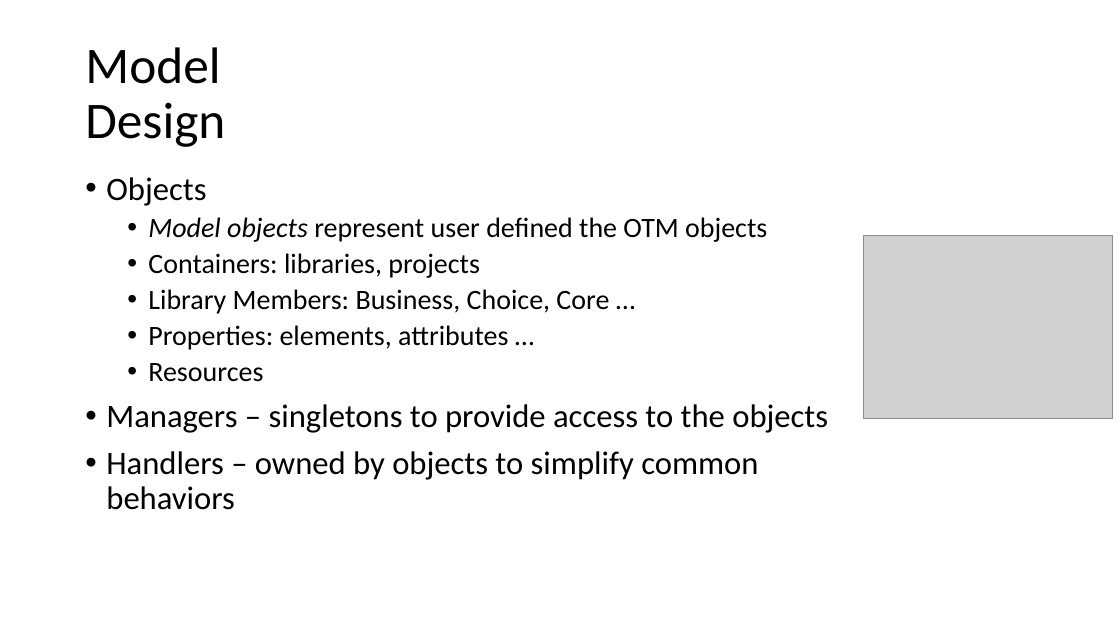
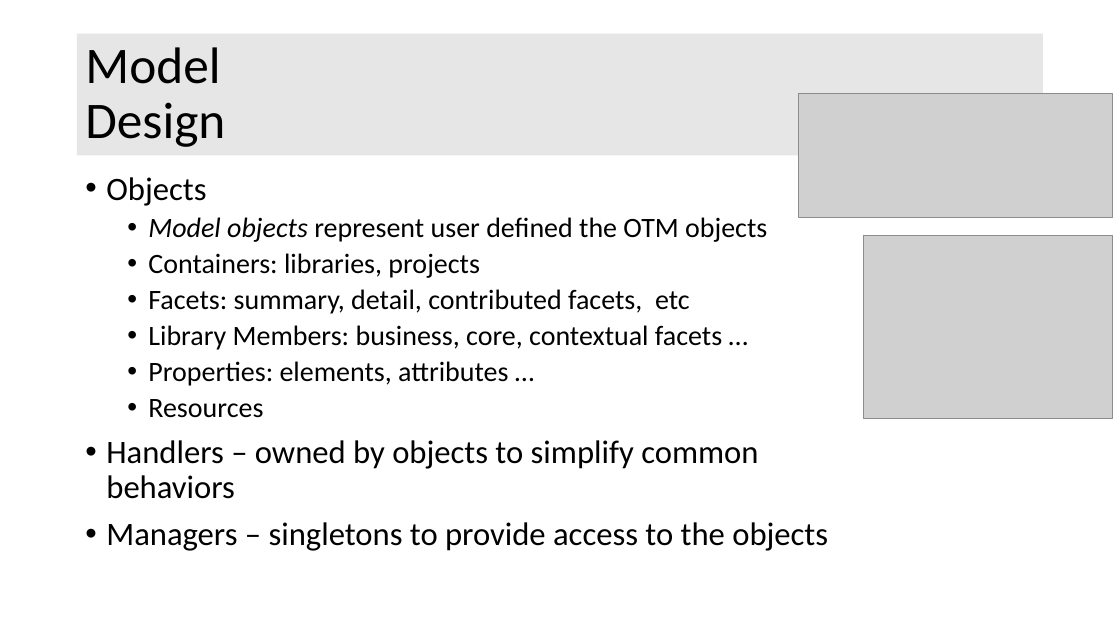
Before and after one commit to OpenTravel/OTM-DE-Utilities, a slide deck: slide 24 of otm-dex/OTM-DEX Architecture.pptx (slide 22 before the commit). Drawn at 1120x630 pixels with LibreOffice and Linux fonts; fonts in the diff are those of the drawing; grey boxes stand for pictures. Boxes give left, top, right and bottom in pixels: in the first picture for what was removed or moved away, otherwise in the second. Text is boxed around its words. In the diff, an @@ line names an element or a change of style, - is before the commit and + after.

```diff
--- a/otm-dex/OTM-DEX Architecture.pptx
+++ b/otm-dex/OTM-DEX Architecture.pptx
@@ title "Model Design": place and size @@
-title "Model Design" at (85,47,225,147)
+title "Model Design" at (77,34,1044,155)
@@ title "Model Design" at (77,34,1044,155): fill none to #E7E6E6 @@
@@ picture added at (798,93,1112,217) @@
@@ text at (148,289,722,350): text changed @@
-  • Library Members: Business, Choice, Core …
+  • Facets: summary, detail, contributed facets, etc
+  • Library Members: business, core, contextual facets …
@@ text at (106,440,758,499): paragraph added @@
+• Handlers – owned by objects to simplify common behaviors
@@ text at (106,451,758,510): paragraph removed @@
-• Handlers – owned by objects to simplify common behaviors
```
Also in this commit, not shown: 32 other slides changed, 7 slides added, 8 slides removed, 5 other files.
